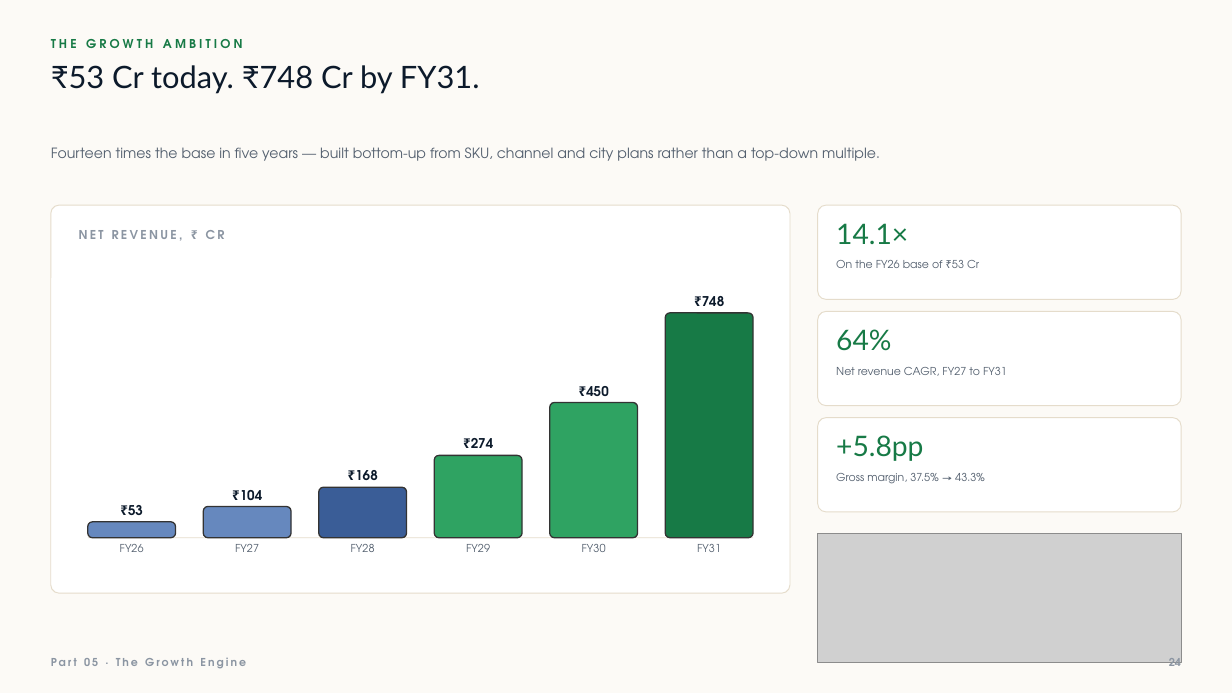
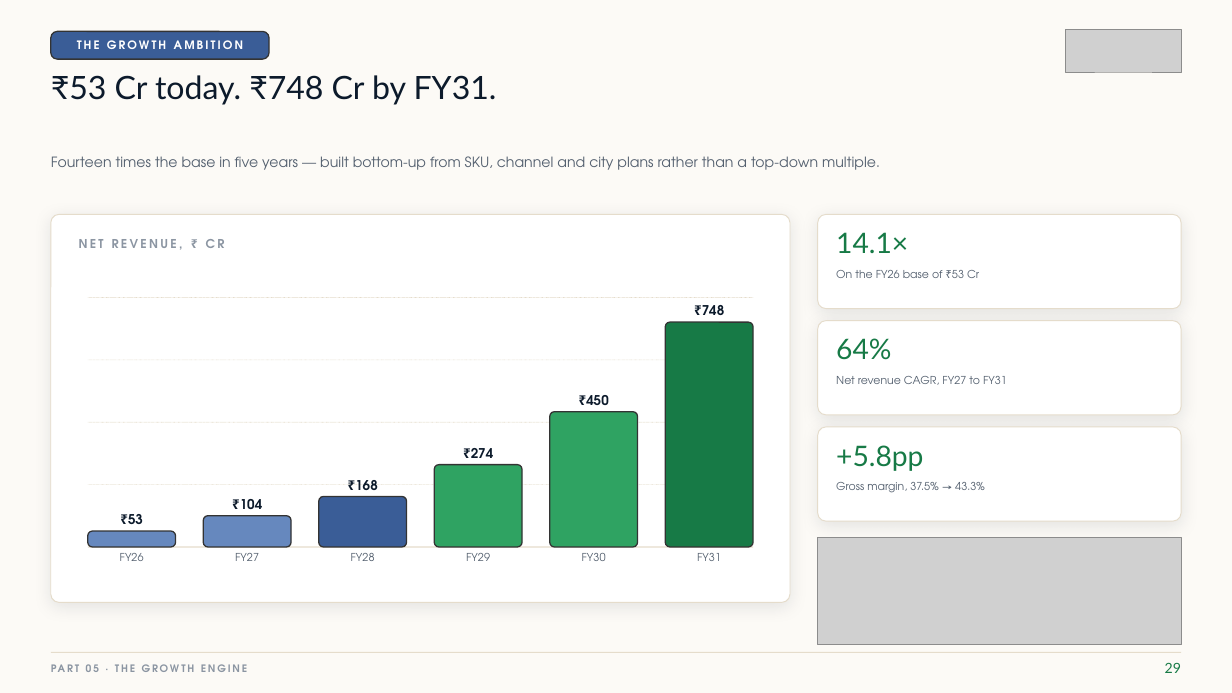
Before and after one commit to tirtham-spec/hopper-tessarakt, a slide deck: slide 30 of DHF-Honest-Farms-Deck.pptx (slide 25 before the commit). Drawn at 1232x693 pixels with LibreOffice and Linux fonts; fonts in the diff are those of the drawing; grey boxes stand for pictures. Boxes give left, top, right and bottom in pixels: in the first picture for what was removed or moved away, otherwise in the second. Text is boxed around its words. In the diff, an @@ line names an element or a change of style, - is before the commit and + after.

```diff
--- a/DHF-Honest-Farms-Deck.pptx
+++ b/DHF-Honest-Farms-Deck.pptx
@@ text "THE GROWTH AMBITION" at (x1=77, y1=40, x2=243, y2=49): size 9.5 to 9 pt, text colour #177A46 to #FFFFFF, letter spacing 2.4 to 1.6 pt; alignment left to centre @@
@@ rounded rectangle added at (x1=51, y1=31, x2=269, y2=59), fill #3A5D97, outline #333333 1 pt @@
@@ picture added at (x1=1066, y1=30, x2=1181, y2=72) @@
@@ text "₹53 Cr today. ₹748 Cr ..." moved from (x1=51, y1=65, x2=480, y2=94) to (x1=51, y1=75, x2=497, y2=105) @@
@@ text "₹53 Cr today. ₹748 Cr ..." at (x1=51, y1=75, x2=497, y2=105): size 24 to 25 pt @@
@@ line added from (88, 298) to (753, 298), #E5DCCB 0.5 pt dashed @@
@@ line added from (88, 360) to (753, 360), #E5DCCB 0.5 pt dashed @@
@@ line added from (88, 422) to (753, 422), #E5DCCB 0.5 pt dashed @@
@@ shadow on in 4 elements at (x1=51, y1=214, x2=790, y2=603), (x1=818, y1=214, x2=1181, y2=309), (x1=818, y1=321, x2=1181, y2=415), (x1=818, y1=427, x2=1181, y2=521) @@
@@ line added from (88, 485) to (753, 485), #E5DCCB 0.5 pt dashed @@
@@ picture resized from (x1=818, y1=533, x2=1181, y2=663) to (x1=818, y1=538, x2=1181, y2=645) @@
@@ 20 texts, 10 rounded rectangles, 1 line moved together from (x1=51, y1=147, x2=1181, y2=593) to (x1=51, y1=156, x2=1181, y2=603) @@
@@ line (88, 547) - (753, 547): stroke #E5DCCB 0.75 pt to #E5DCCB 1 pt @@
@@ text at (x1=51, y1=658, x2=246, y2=669): text changed; size 8.5 to 8 pt @@
-Part 05 · The Growth Engine
+PART 05 · THE GROWTH ENGINE
@@ line added from (51, 653) to (1181, 653), #E5DCCB 0.75 pt @@
@@ text removed at (x1=1169, y1=658, x2=1181, y2=672) @@
-24
@@ text added at (x1=1165, y1=663, x2=1181, y2=673), 11 pt, text #177A46 @@
+29
```
Also in this commit, not shown: 29 other slides changed, 6 slides added, 14 other files.
